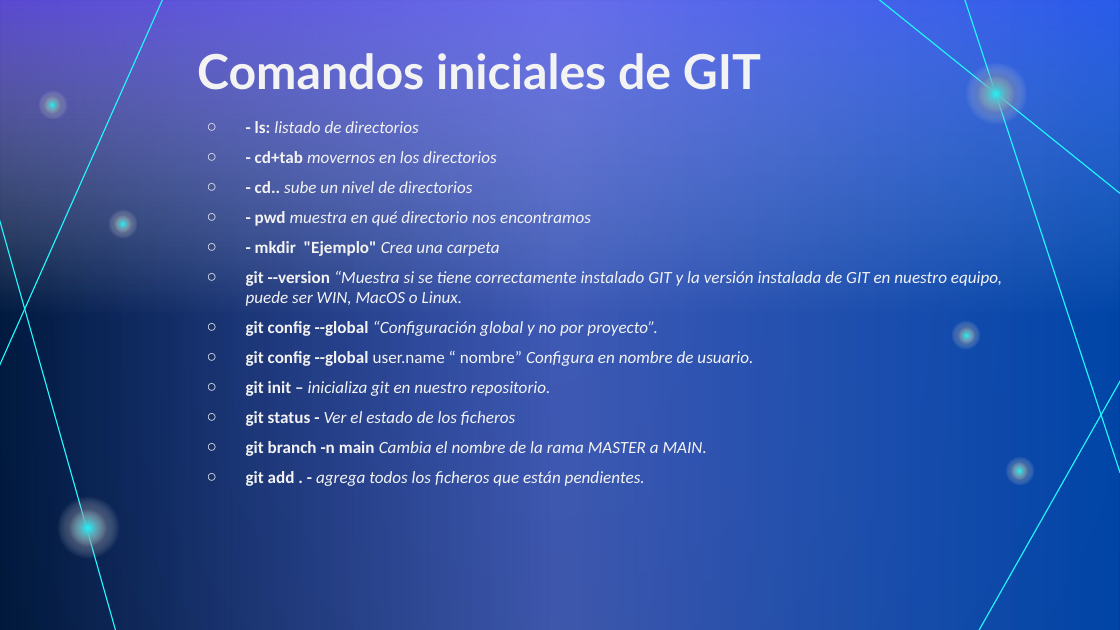
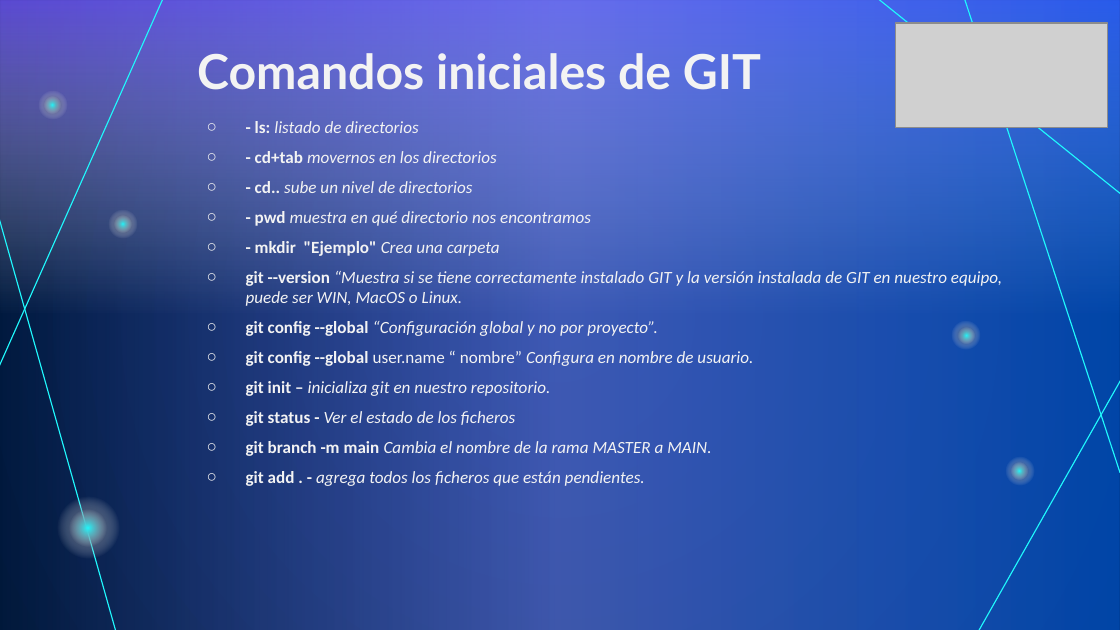
Before and after one commit to ISPC-TST-PI-I-2024/josemarquez, a slide deck: slide 4 of Editables/TP#1 - GIT-GITHUB.pptx. Drawn at 1120x630 pixels with LibreOffice and Linux fonts; fonts in the diff are those of the drawing; grey boxes stand for pictures. Boxes give left, top, right and bottom in pixels: in the first picture for what was removed or moved away, otherwise in the second. Text is boxed around its words. In the diff, an @@ line names an element or a change of style, - is before the commit and + after.

```diff
--- a/Editables/TP#1 - GIT-GITHUB.pptx
+++ b/Editables/TP#1 - GIT-GITHUB.pptx
@@ picture added at <box>896,24,1108,128</box> @@
@@ ellipse removed at <box>970,67,1023,120</box> @@
@@ text at <box>246,441,711,456</box>: text changed @@
-  ○ git branch -n main Cambia el nombre de la rama MASTER a MAIN.
+  ○ git branch -m main Cambia el nombre de la rama MASTER a MAIN.
```
Also in this commit, not shown: 5 other slides changed, 1 other file.
